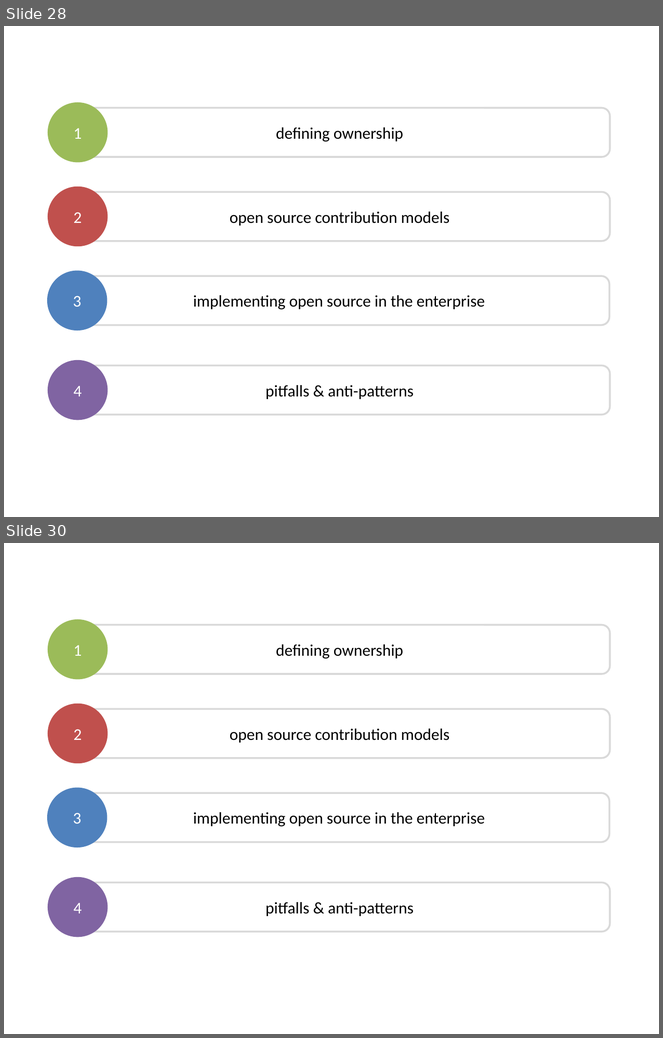
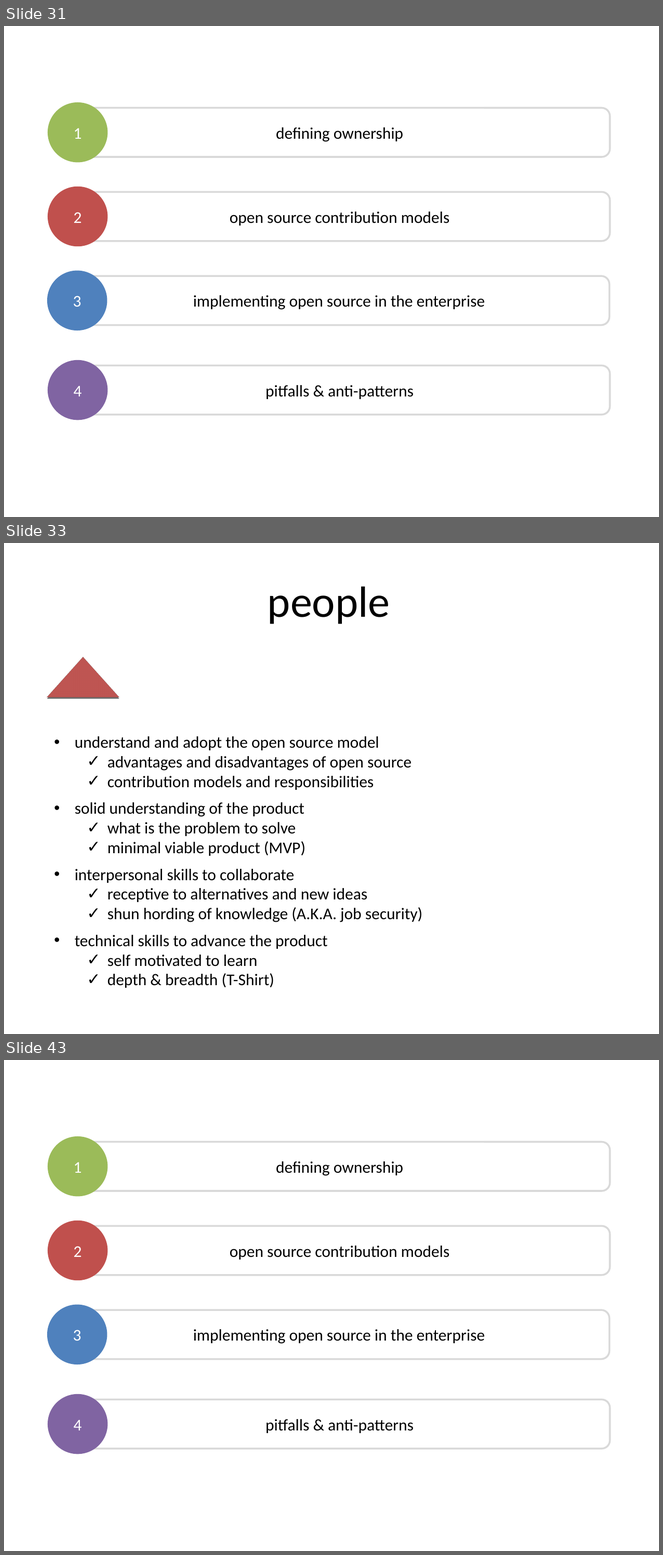
Before and after one commit to dsietz/open-source-model, a slide deck: Adopting the Open Source Model.pptx. Shown one above the other, each under a label of ours: slides 28 and 30 before the commit, slides 31, 33 and 43 after it; the slides between them are not shown. The pictures are 663x1038 and 663x1555 pixels, drawn with LibreOffice and Linux fonts; fonts in the diff are those of the drawing. Boxes give left, top, right and bottom in pixels: in the first picture for what was removed or moved away, otherwise in the second. Text is boxed around its words. In the diff, an @@ line names an element or a change of style, - is before the commit and + after.

```diff
--- a/Adopting the Open Source Model.pptx
+++ b/Adopting the Open Source Model.pptx
@@ slide 33 added at [4, 543, 659, 1034], background #FFFFFF @@
@@ text added at [268, 586, 390, 624], 48 pt, text #000000 @@
+people
@@ triangle added at [48, 652, 118, 702], fill #C0504D @@
@@ text added at [75, 736, 412, 790], 18 pt, text #000000 @@
+• understand and adopt the open source model
+  ✓ advantages and disadvantages of open source
+  ✓ contribution models and responsibilities
@@ text added at [75, 802, 306, 856], 18 pt, text #000000 @@
+• solid understanding of the product
+  ✓ what is the problem to solve
+  ✓ minimal viable product (MVP)
@@ text added at [75, 869, 423, 923], 18 pt, text #000000 @@
+• interpersonal skills to collaborate
+  ✓ receptive to alternatives and new ideas
+  ✓ shun hording of knowledge (A.K.A. job security)
@@ text added at [75, 935, 327, 988], 18 pt, text #000000 @@
+• technical skills to advance the product
+  ✓ self motivated to learn
+  ✓ depth & breadth (T-Shirt)
@@ what was slide 28 is now slide 31 @@
@@ what was slide 30 is now slide 43 @@
```
Also in this commit, not shown: 5 slides changed, 13 other slides added, 1 slide removed.
